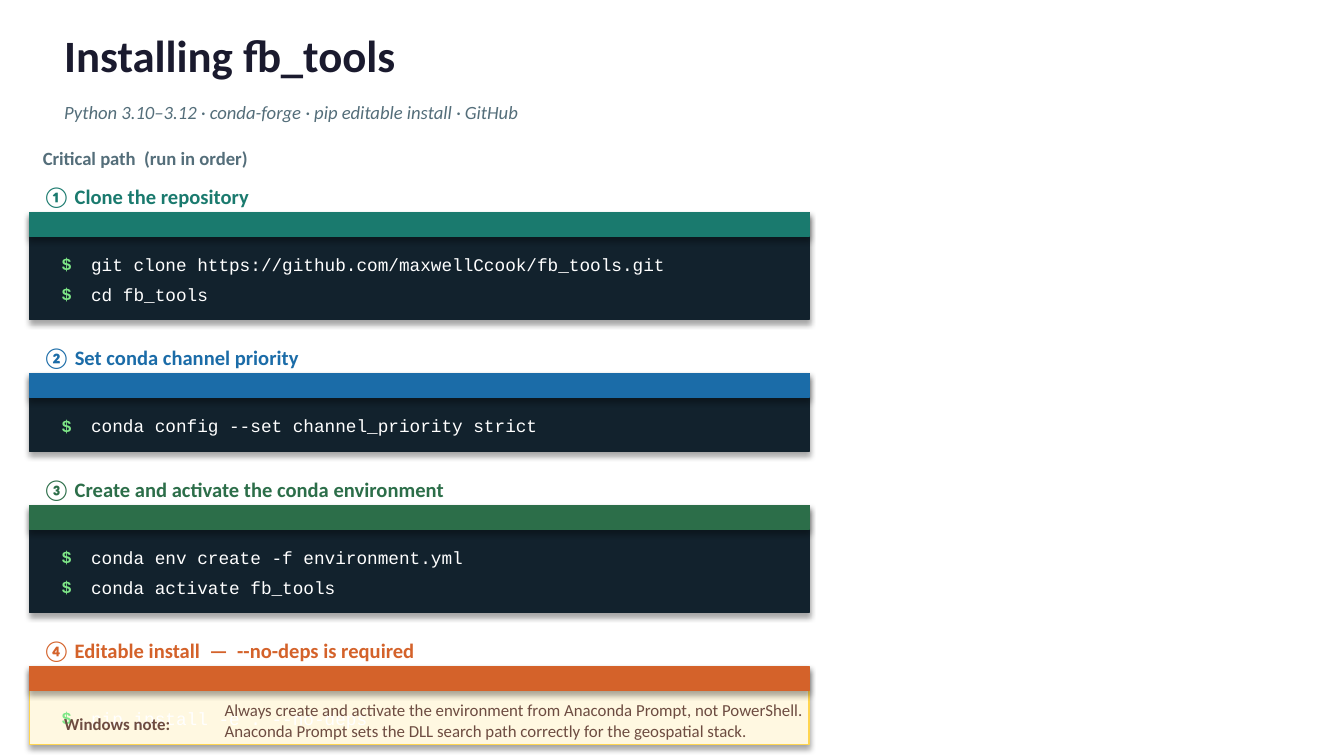
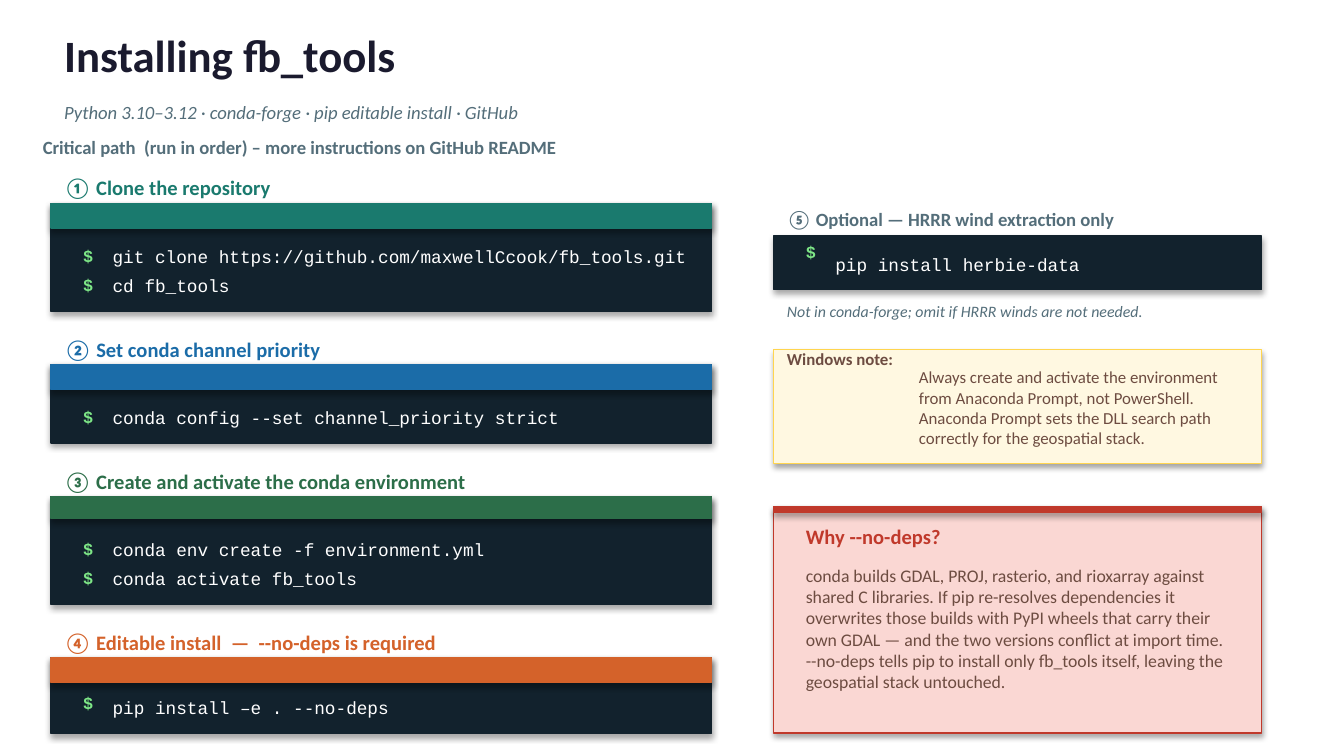
Before and after one commit to maxwellCcook/fb_tools, a slide deck: slide 25 of documents/fb_tools_intro_draft.pptx. Drawn at 1344x756 pixels with LibreOffice and Linux fonts; fonts in the diff are those of the drawing. Boxes give left, top, right and bottom in pixels: in the first picture for what was removed or moved away, otherwise in the second. Text is boxed around its words. In the diff, an @@ line names an element or a change of style, - is before the commit and + after.

Commit message:
Refactored test notebook, added PPT slides for fb_tools intro, refactored RTMA export with fire mask

```diff
--- a/documents/fb_tools_intro_draft.pptx
+++ b/documents/fb_tools_intro_draft.pptx
@@ text at [43,140,556,157]: text changed @@
-Critical path (run in order)
+Critical path (run in order) – more instructions on GitHub README
@@ rectangle: place and size @@
-rectangle at [30,212,809,320]
+rectangle at [51,204,711,312]
@@ rectangle: place and size @@
-rectangle at [30,212,809,237]
+rectangle at [51,204,711,228]
@@ rectangle added at [774,237,1262,290], fill #12222D, outline #12222D 0.75 pt @@
@@ text added at [787,211,1113,230], 10 pt, text #546E7A, bold @@
+⑤ Optional — HRRR wind extraction only
@@ text added at [793,235,823,265], 9 pt, text #7EE787, bold @@
+$
@@ text added at [835,258,1080,275], 9.5 pt, text #FFFFFF @@
+pip install herbie-data
@@ text added at [787,306,1142,320], 8.5 pt, text #546E7A, italic @@
+Not in conda-forge; omit if HRRR winds are not needed.
@@ text "Windows note:": place and size @@
-text "Windows note:" at [64,716,171,730]
+text "Windows note:" at [787,353,893,365]
@@ rectangle added at [774,349,1262,464], fill #FFF8E1, outline #FFD54F 0.75 pt @@
@@ rectangle: place and size @@
-rectangle at [30,374,809,452]
+rectangle at [51,366,711,444]
@@ rectangle: place and size @@
-rectangle at [30,374,809,398]
+rectangle at [51,366,711,390]
@@ text "Always create and activate the ..." rewrapped from [225,704,802,740] to [919,371,1218,447] @@
@@ 14 texts: place and size @@
-14 texts at [43,187,664,662]
+14 texts at [64,178,686,654]
@@ rectangle: place and size @@
-rectangle at [30,505,809,613]
+rectangle at [51,497,711,605]
@@ rectangle: place and size @@
-rectangle at [30,505,809,530]
+rectangle at [51,497,711,519]
@@ rectangle added at [774,507,1262,732], fill #FAD7D3, outline #C0392B 0.75 pt @@
@@ rectangle added at [774,507,1262,512], fill #C0392B, outline #C0392B 0.75 pt @@
@@ text added at [806,529,941,547], 11 pt, text #C0392B, bold @@
+Why --no-deps?
@@ text added at [806,569,1223,691], 9.5 pt, text #6D4C41 @@
+conda builds GDAL, PROJ, rasterio, and rioxarray against shared C libraries. If pip re-resolves dependencies it overwrites those builds with PyPI wheels that carry their own GDAL — and the two versions conflict at import time. --no-deps tells pip to install only fb_tools itself, leaving the geospatial stack untouched.
@@ rectangle: place and size @@
-rectangle at [30,667,809,691]
+rectangle at [51,659,711,683]
@@ rectangle: place and size @@
-rectangle at [30,667,809,745]
+rectangle at [51,659,711,734]
@@ rectangle at [51,659,711,734]: fill #FFF8E1 to #12222D; outline #FFD54F 0.75 pt to #12222D 0.75 pt @@
@@ text "$" rewrapped from [48,702,78,731] to [70,687,122,720] @@
@@ text at [113,702,389,718]: text changed @@
-pip install -e . --no-deps
+pip install –e . --no-deps
```
Also in this commit, not shown: 8 other slides changed, 4 other files.
